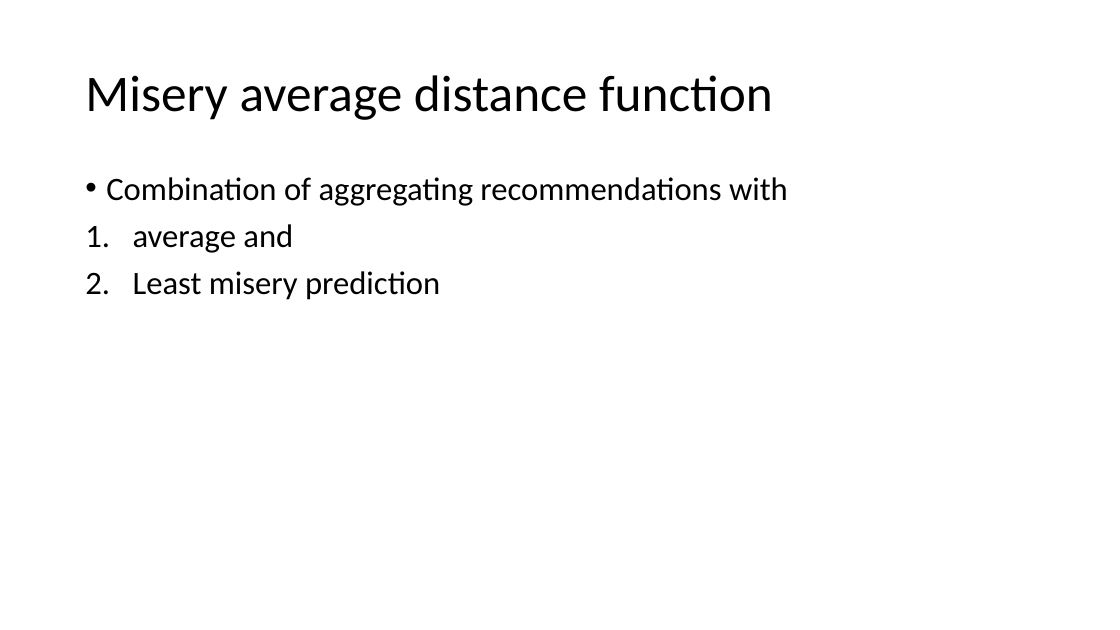
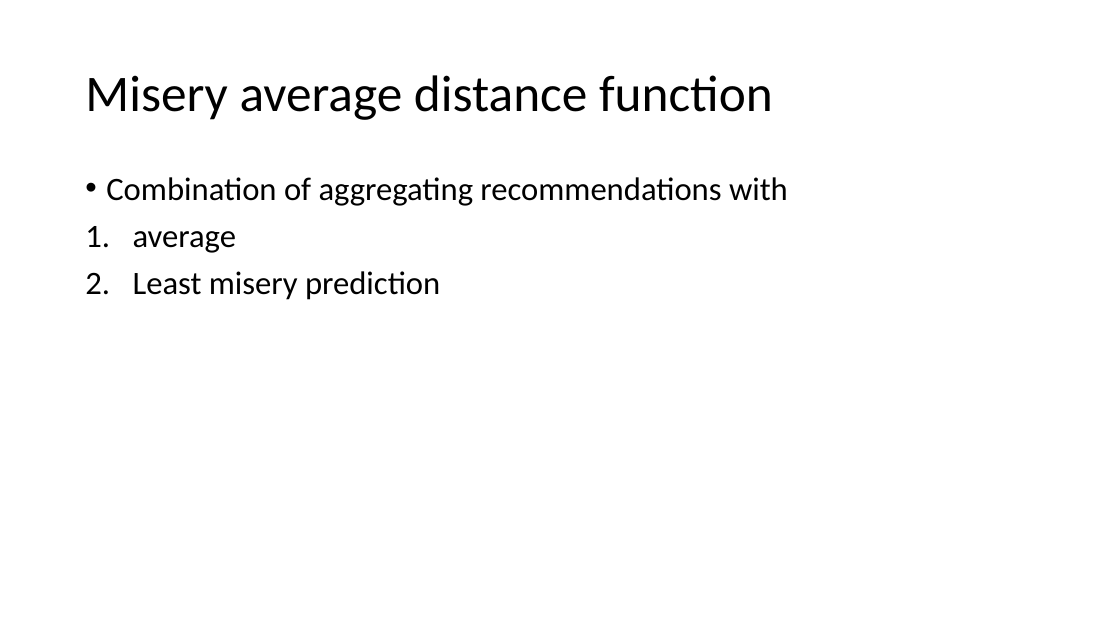
Before and after one commit to Tuumis/recommendeSystems, a slide deck: slide 3 of Group recommendations.pptx. Drawn at 1120x630 pixels with LibreOffice and Linux fonts; fonts in the diff are those of the drawing. Boxes give left, top, right and bottom in pixels: in the first picture for what was removed or moved away, otherwise in the second. Text is boxed around its words. In the diff, an @@ line names an element or a change of style, - is before the commit and + after.

```diff
--- a/Group recommendations.pptx
+++ b/Group recommendations.pptx
@@ text at <box>133,231,236,253</box>: text changed @@
-1. average and
+1. average
```
Also in this commit, not shown: 1 other file.
